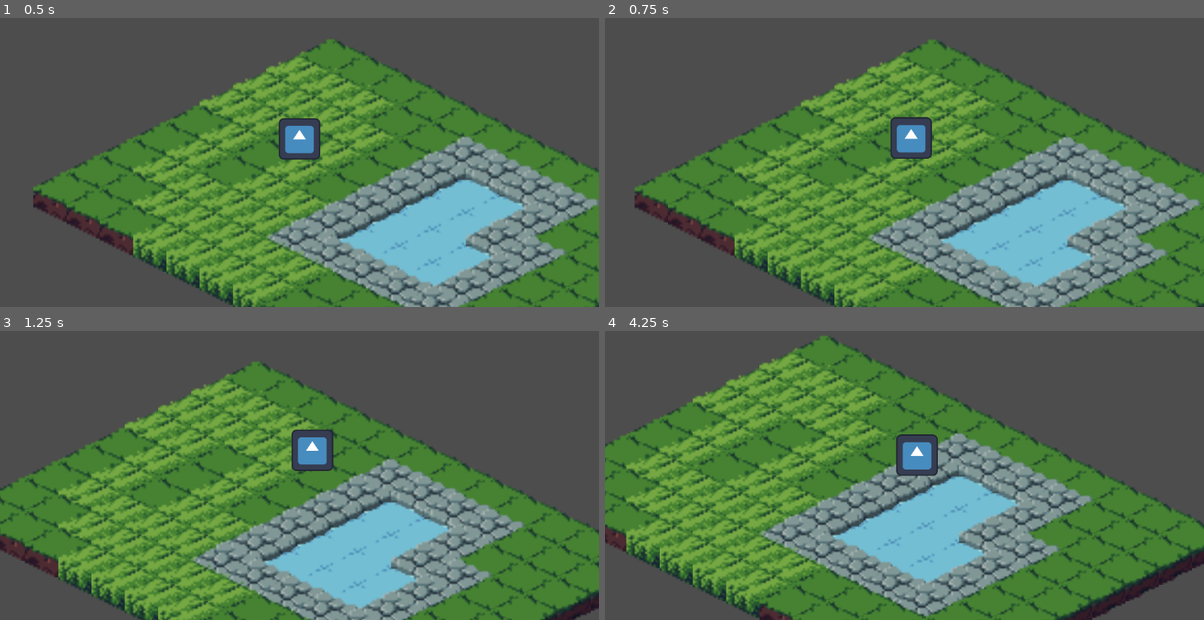
Above: before the commit, frames 1-4 (two rows, left to right).
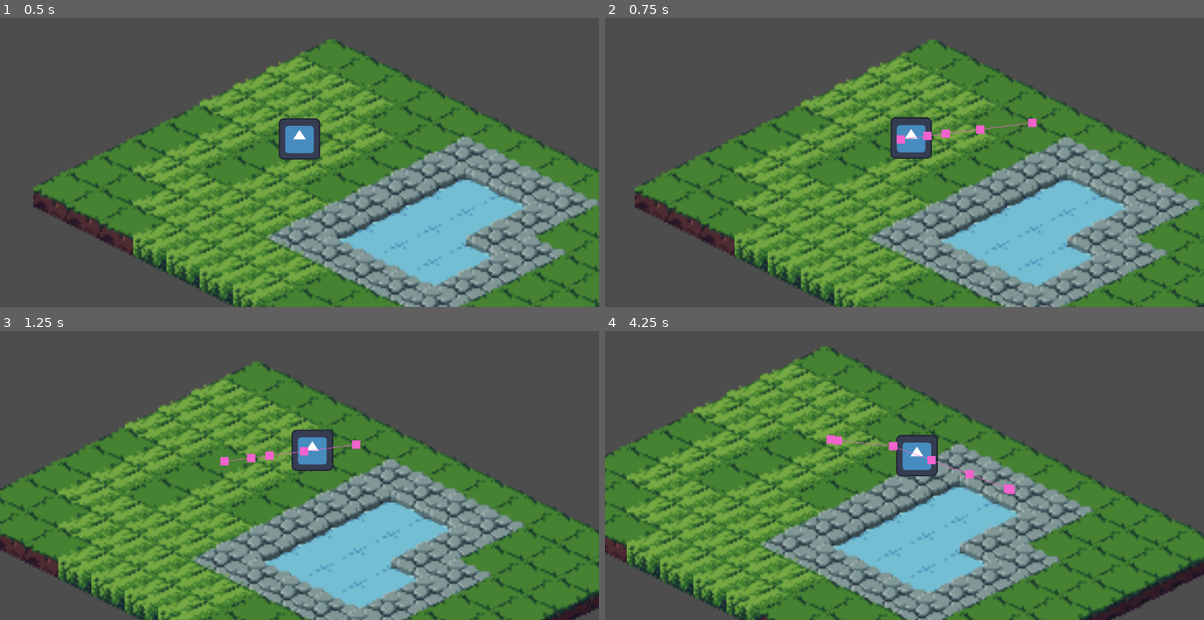
Above: after the commit, the same moments.

Repository: samuelshumake/isometric-dnd
Game: Godot game, scene res://maps/map_1.tscn
The game is run twice, just before and just after one commit, with the same random seed, the same clock (stepped at 60 frames per second) and the same inputs. The engine's default icon, where the game draws it, is replaced by a stand-in: a white triangle on a blue panel in a dark square.
Inputs (mouse positions are in pixels of both pictures, inside the frame that each line leads up to):
- Up to frame 1 (0.5 s): no input
- Up to frame 2 (0.75 s): tap Enter at 0.5 s; move the mouse to (1036, 122) at 0.52 s; click (1036, 122) at 0.67 s
- Up to frame 3 (1.25 s): no input
- Up to frame 4 (4.25 s): move the mouse to (784, 469) at 1.27 s; click (784, 469) at 1.42 s; move the mouse to (964, 377) at 2.02 s; click (964, 377) at 2.17 s; move the mouse to (874, 518) at 2.77 s; click (874, 518) at 2.92 s; move the mouse to (1084, 501) at 3.52 s; click (1084, 501) at 3.67 s

Frame 1 is identical in both runs. In frame 2, 0.3% of the frame differs, in the area x 48-73%, y 34-44%; in frame 3, 0.3%; in frame 4, 34%, in the area x 0-100%, y 1-100%.

Commit message:
use_raycast now a toggable option

Diff:
--- a/entities/player.tscn
+++ b/entities/player.tscn
@@ -11,6 +11,7 @@
 motion_mode = 1
 wall_min_slide_angle = 0.0
 script = ExtResource("1_2u4b4")
+use_raycast = false
 
 [node name="Sprite2D" type="Sprite2D" parent="CharacterBody2D"]
 position = Vector2(2.38419e-07, 9.53674e-07)
--- a/scripts/player.gd
+++ b/scripts/player.gd
@@ -4,16 +4,17 @@
 @onready var navigation_agent_2d: NavigationAgent2D = $NavigationAgent2D
 
 @export var speed = 75
+@export var use_raycast = true
+
 var target
 var map
 var space_state
-var nav_agent
+var nav_agent = false
 
 func _ready():
 	target = global_position
 	map = get_node("/root/Node2D/TileMapLayer")
 	space_state = get_world_2d().direct_space_state
-	nav_agent = false
 
 func _input(event):
 	if event is InputEventMouseButton and event.pressed:
@@ -21,11 +22,15 @@
 		var cell_coord = map.local_to_map(mouse_pos)
 		if (map.get_cell_tile_data(cell_coord)):
 			target = mouse_pos
-#			# Use raycast to check if collisions. If so, use NavigationAgent
-			var query = PhysicsRayQueryParameters2D.create(global_position, target)
-			var result = space_state.intersect_ray(query)
-			if result:
-				nav_agent = true
+
+			if use_raycast:
+	#			# Use raycast to check if collisions. If so, use NavigationAgent
+				var query = PhysicsRayQueryParameters2D.create(global_position, target)
+				var result = space_state.intersect_ray(query)
+				if result:
+					nav_agent = true
+					navigation_agent_2d.target_position = target
+			else:
 				navigation_agent_2d.target_position = target
 
 
@@ -33,7 +38,7 @@
 	velocity = global_position.direction_to(target) * speed
 
 #	TODO: Gets stuck on walls and movement completely stops
-	if nav_agent:
+	if nav_agent or !use_raycast:
 		if navigation_agent_2d.is_navigation_finished():
 			nav_agent = false
 			return
